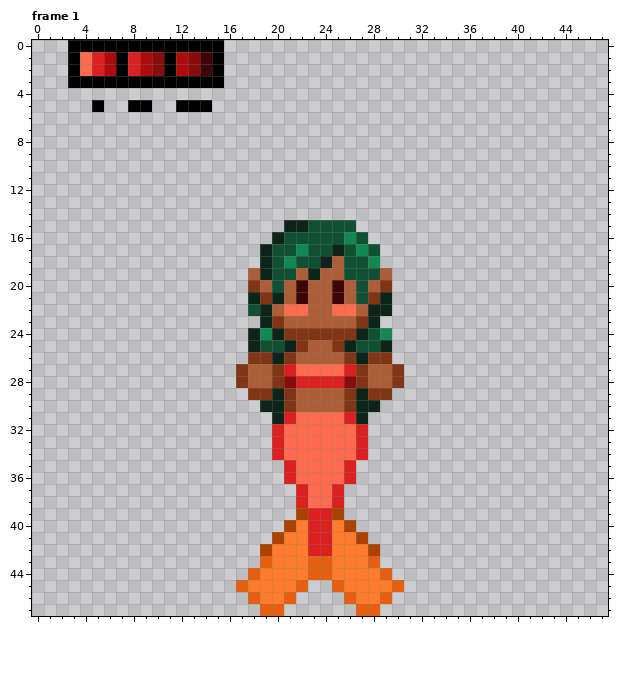
A pixel-art file gets an edit: assets/RedMermaid.aseprite. The picture above is the old version.
48x48 pixels, 13 frames. Shown: frame 1. The commit also changed other frames, which this record leaves out.
The result:
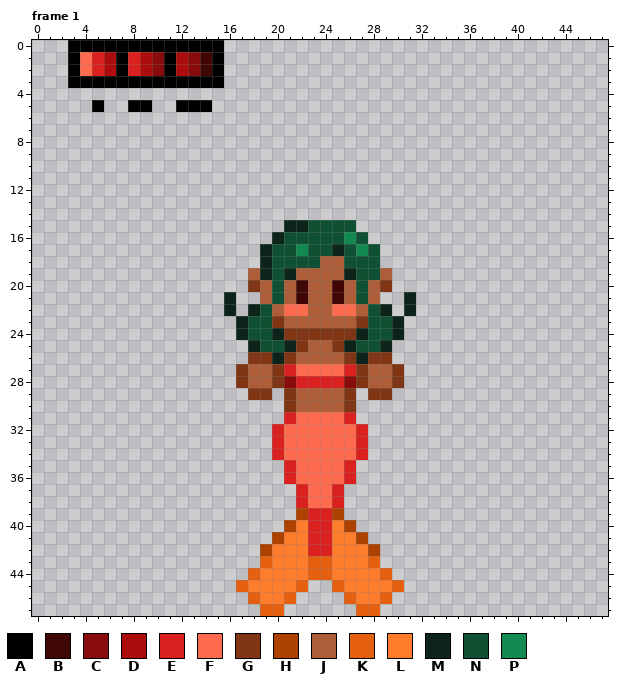
Palette (. is transparent): A #000000  B #400505  C #890b0b  D #ad0c0c  E #db2020  F #ff6b4e  G #803614  H #ad4200  J #ad5d37  K #e4600f  L #fe7c2c  M #0c2419  N #0f5132  P #128950
Difference:
Frame 1:
Colour J replaces colour G in row 21 at x 19 and 28.
Colour J replaces colour M in row 18 at x 24; in row 19 at x 23.
Colour M is added in rows 21 to 22 at x 16 and 31; in rows 23 to 24 at x 17 and 30.
Colour M replaces colour N in row 19 at x 21 and 26; in row 22 at x 18.
Colour N is added in row 23 at x 18 and 29.
Colour N replaces colour M in row 21 at x 20; in rows 22 to 23 at x 19 and 28; in row 24 at x 18.
Colour N replaces colour P in row 18 at x 21 and 28; in row 24 at x 19 and 29.
The edit erases colour M in row 21 at x 18 and 29; in row 29 at x 20 and 27; in row 30 at x 19 to 20 and 27 to 28; in row 31 at x 20 and 27.
